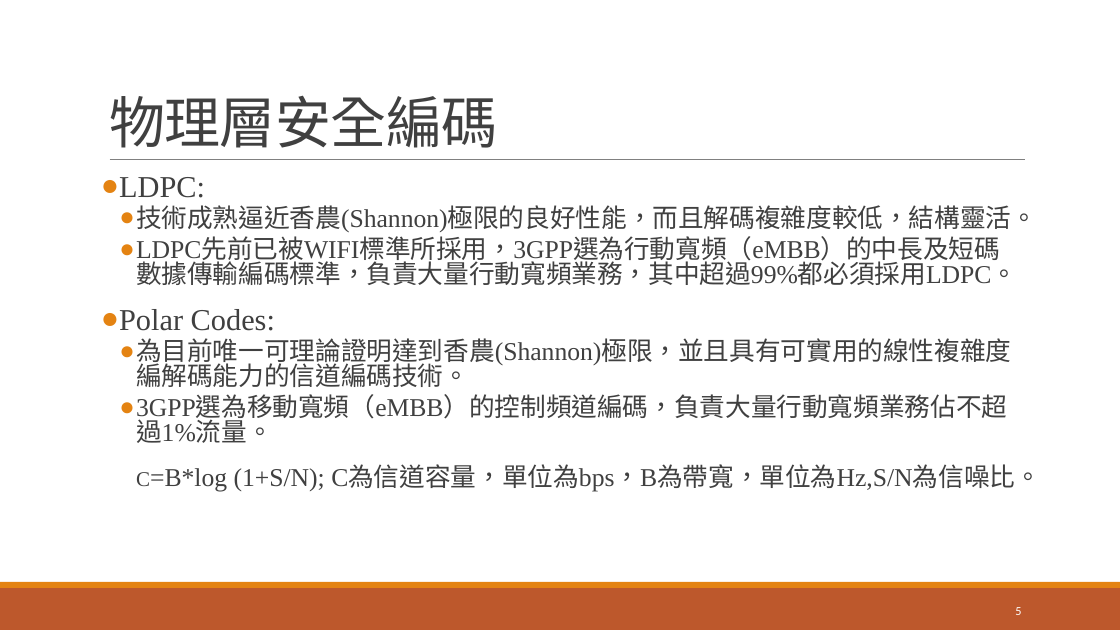
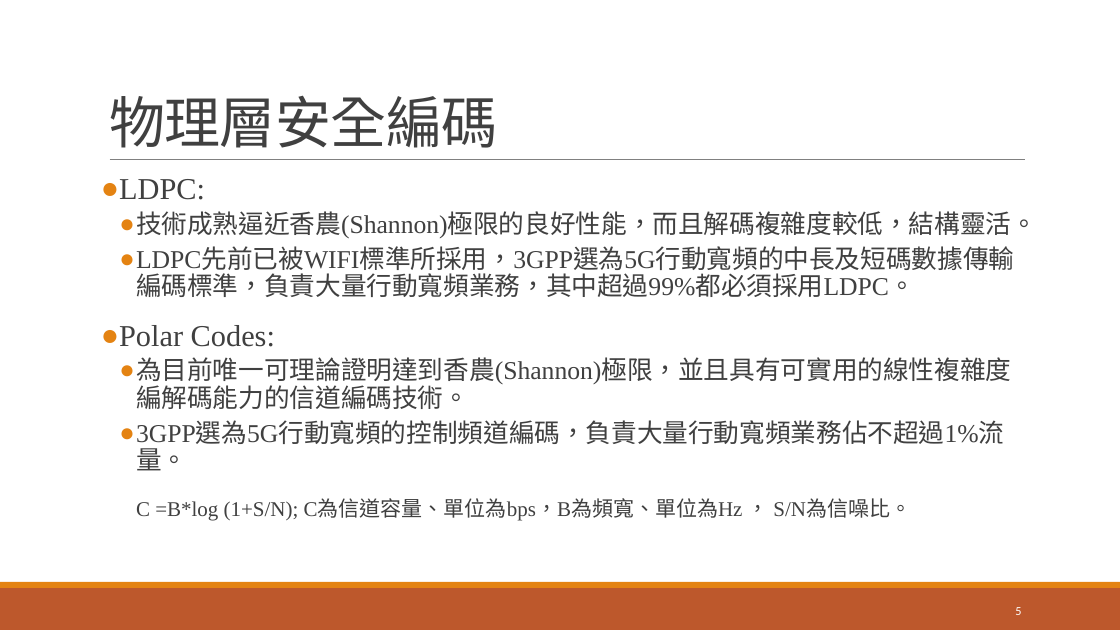
Before and after one commit to hrne/teach_java, a slide deck: slide 5 of 期末簡報_5G.pptx. Drawn at 1120x630 pixels with LibreOffice and Linux fonts; fonts in the diff are those of the drawing. Boxes give left, top, right and bottom in pixels: in the first picture for what was removed or moved away, otherwise in the second. Text is boxed around its words. In the diff, an @@ line names an element or a change of style, - is before the commit and + after.

```diff
--- a/期末簡報_5G.pptx
+++ b/期末簡報_5G.pptx
@@ text at [119, 179, 1037, 409]: line spacing 0.8 to 0.9 @@
@@ text at [136, 247, 1014, 297]: text changed @@
-  ● LDPC先前已被WIFI標準所採用，3GPP選為行動寬頻（eMBB）的中長及短碼數據傳輸編碼標準，負責大量行動寬頻業務，其中超過99%都必須採用LDPC。
+  ● LDPC先前已被WIFI標準所採用，3GPP選為5G行動寬頻的中長及短碼數據傳輸編碼標準，負責大量行動寬頻業務，其中超過99%都必須採用LDPC。
@@ text at [136, 421, 1004, 520]: text changed; size 22 to 18 pt @@
-  ● 3GPP選為移動寬頻（eMBB）的控制頻道編碼，負責大量行動寬頻業務佔不超過1%流量。
-    C=B*log (1+S/N); C為信道容量，單位為bps，B為帶寬，單位為Hz,S/N為信噪比。
+  ● 3GPP選為5G行動寬頻的控制頻道編碼，負責大量行動寬頻業務佔不超過1%流量。
+    C =B*log (1+S/N); C為信道容量、單位為bps，B為頻寬、單位為Hz ， S/N為信噪比。
```
Also in this commit, not shown: 12 other slides changed, 1 other file.
